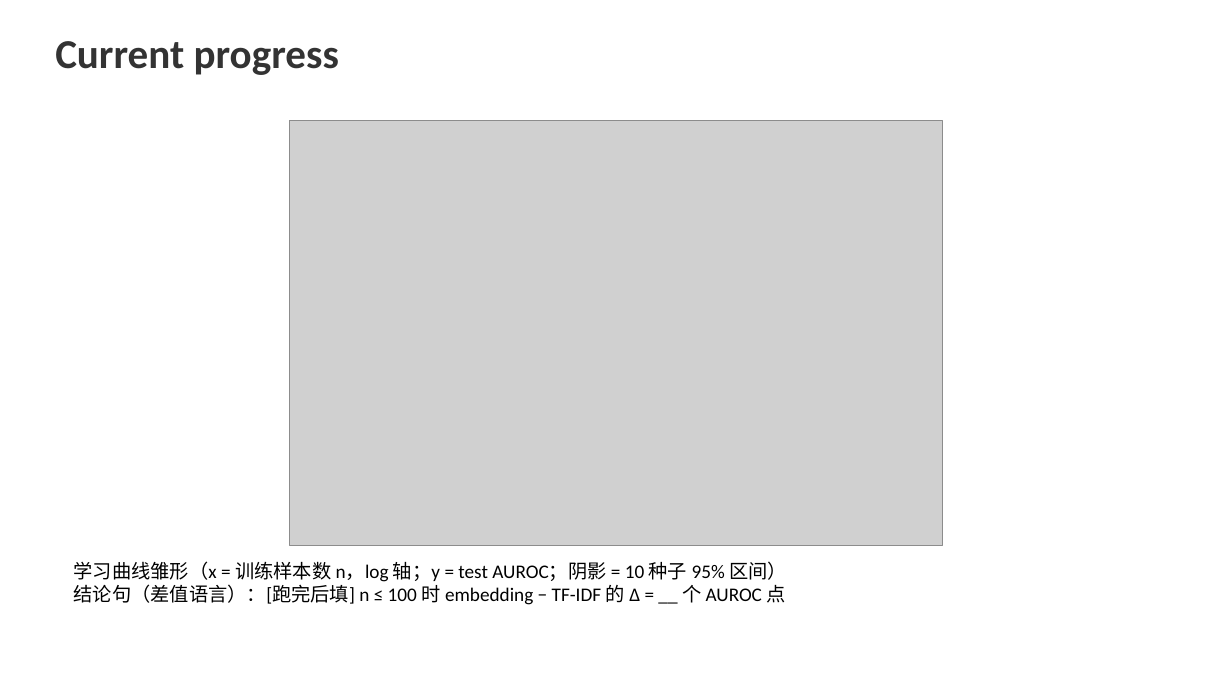
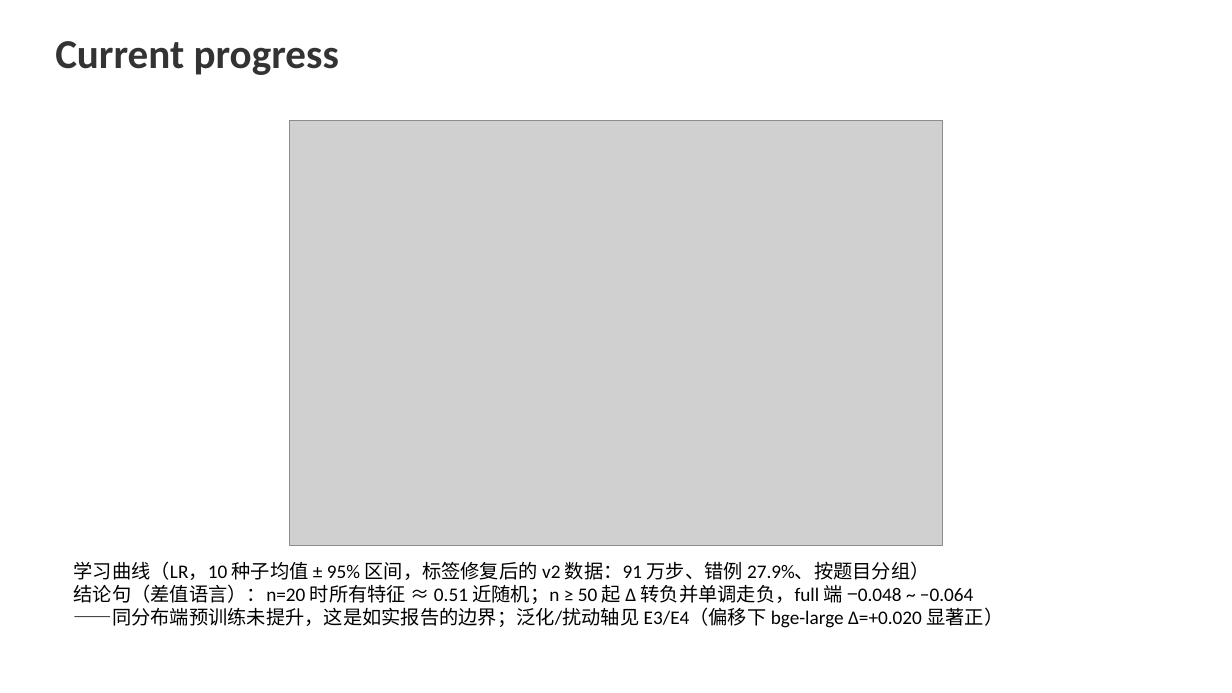
Before and after one commit to FauReam/text-monitor-436, a slide deck: slide 5 of slides/midterm.pptx. Drawn at 1232x693 pixels with LibreOffice and Linux fonts; fonts in the diff are those of the drawing; grey boxes stand for pictures. Boxes give left, top, right and bottom in pixels: in the first picture for what was removed or moved away, otherwise in the second. Text is boxed around its words. In the diff, an @@ line names an element or a change of style, - is before the commit and + after.

```diff
--- a/slides/midterm.pptx
+++ b/slides/midterm.pptx
@@ text at (74, 561, 1003, 628): text changed @@
-学习曲线雏形（x = 训练样本数 n，log 轴；y = test AUROC；阴影 = 10 种子 95% 区间）
-结论句（差值语言）：[跑完后填] n ≤ 100 时 embedding − TF-IDF 的 Δ = __ 个 AUROC 点
+学习曲线（LR，10 种子均值 ± 95% 区间，标签修复后的 v2 数据：91 万步、错例 27.9%、按题目分组）
+结论句（差值语言）：n=20 时所有特征 ≈ 0.51 近随机；n ≥ 50 起 Δ 转负并单调走负，full 端 −0.048 ~ −0.064
+——同分布端预训练未提升，这是如实报告的边界；泛化/扰动轴见 E3/E4（偏移下 bge-large Δ=+0.020 显著正）
```
Also in this commit, not shown: 2 other files.
